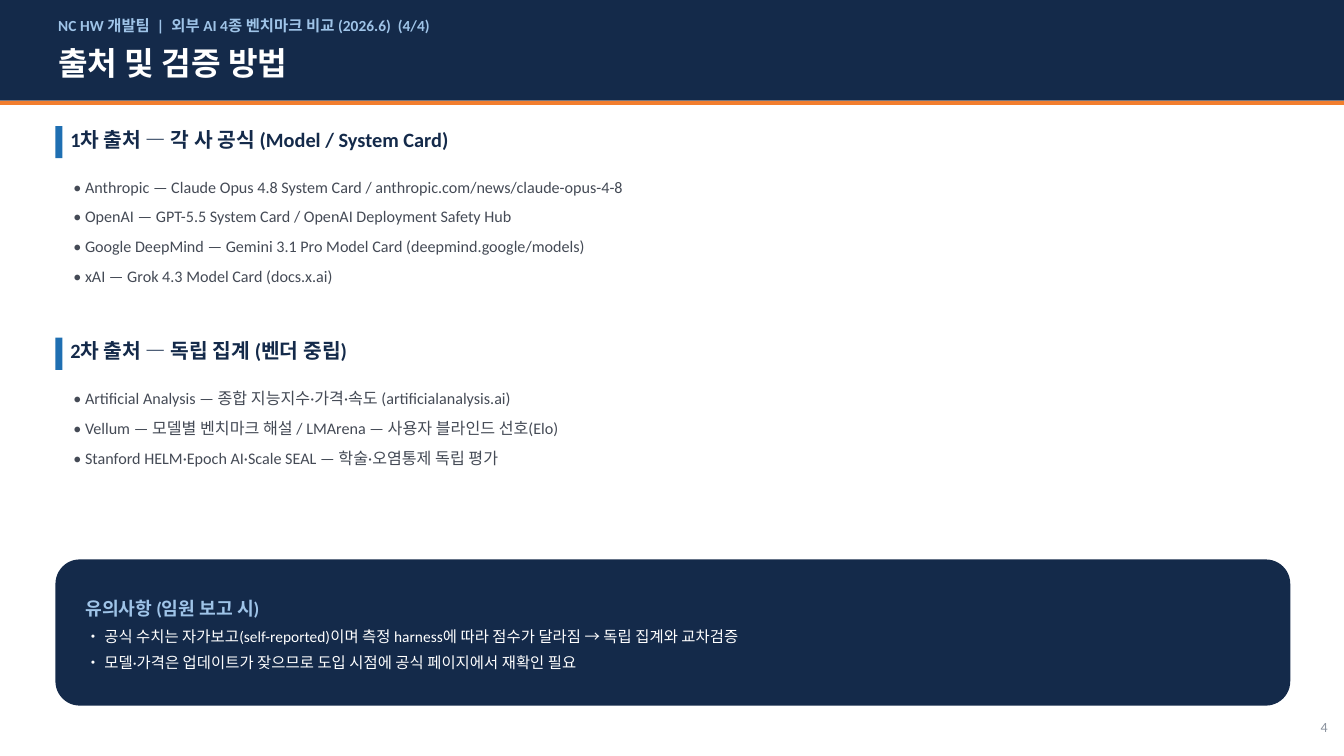
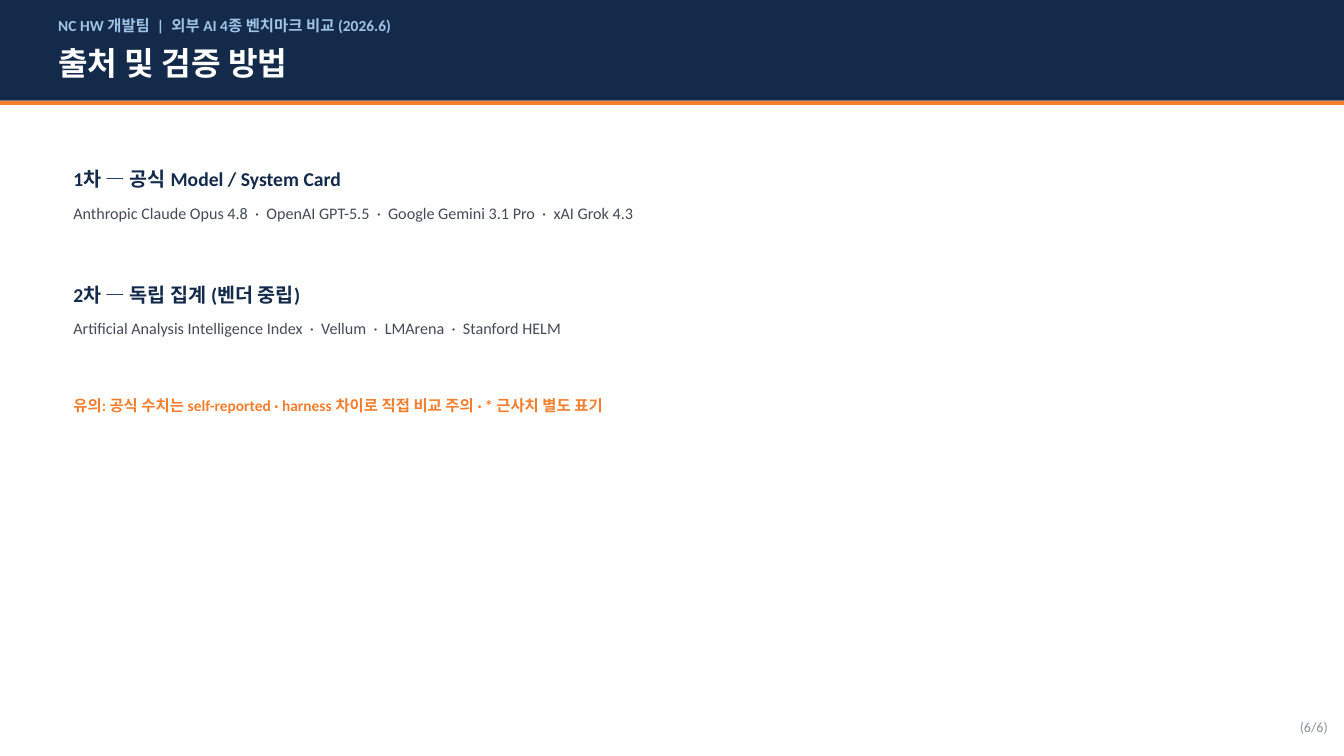
Before and after one commit to whaleonbush/poc, a slide deck: slide 6 of 외부AI_4종_벤치마크_비교.pptx (slide 4 before the commit). Drawn at 1344x756 pixels with LibreOffice and Linux fonts; fonts in the diff are those of the drawing. Boxes give left, top, right and bottom in pixels: in the first picture for what was removed or moved away, otherwise in the second. Text is boxed around its words. In the diff, an @@ line names an element or a change of style, - is before the commit and + after.

```diff
--- a/외부AI_4종_벤치마크_비교.pptx
+++ b/외부AI_4종_벤치마크_비교.pptx
@@ text at box(58, 18, 391, 33): text changed @@
-NC HW 개발팀 | 외부 AI 4종 벤치마크 비교 (2026.6) (4/4)
+NC HW 개발팀 | 외부 AI 4종 벤치마크 비교 (2026.6)
@@ rectangle removed at box(55, 126, 63, 158) @@
@@ text removed at box(70, 130, 448, 151) @@
-1차 출처 — 각 사 공식 (Model / System Card)
@@ text at box(73, 169, 633, 414): text changed @@
-• Anthropic — Claude Opus 4.8 System Card / anthropic.com/news/claude-opus-4-8
-• OpenAI — GPT-5.5 System Card / OpenAI Deployment Safety Hub
-• Google DeepMind — Gemini 3.1 Pro Model Card (deepmind.google/models)
-• xAI — Grok 4.3 Model Card (docs.x.ai)
+1차 — 공식 Model / System Card
+Anthropic Claude Opus 4.8 · OpenAI GPT-5.5 · Google Gemini 3.1 Pro · xAI Grok 4.3
+2차 — 독립 집계 (벤더 중립)
+Artificial Analysis Intelligence Index · Vellum · LMArena · Stanford HELM
+유의: 공식 수치는 self-reported · harness 차이로 직접 비교 주의 · * 근사치 별도 표기
@@ rectangle removed at box(55, 338, 63, 370) @@
@@ text removed at box(70, 341, 347, 361) @@
-2차 출처 — 독립 집계 (벤더 중립)
@@ text removed at box(85, 390, 559, 467) @@
-• Artificial Analysis — 종합 지능지수·가격·속도 (artificialanalysis.ai)
-• Vellum — 모델별 벤치마크 해설 / LMArena — 사용자 블라인드 선호(Elo)
-• Stanford HELM·Epoch AI·Scale SEAL — 학술·오염통제 독립 평가
@@ rounded rectangle removed at box(55, 560, 1291, 706) @@
@@ text removed at box(85, 599, 738, 670) @@
-유의사항 (임원 보고 시)
-• 공식 수치는 자가보고(self-reported)이며 측정 harness에 따라 점수가 달라짐 → 독립 집계와 교차검증
-• 모델·가격은 업데이트가 잦으므로 도입 시점에 공식 페이지에서 재확인 필요
@@ text at box(1300, 722, 1328, 734): text changed @@
-4
+(6/6)
```
Also in this commit, not shown: 2 other slides changed, 3 slides added, 1 slide removed, 1 other file.
